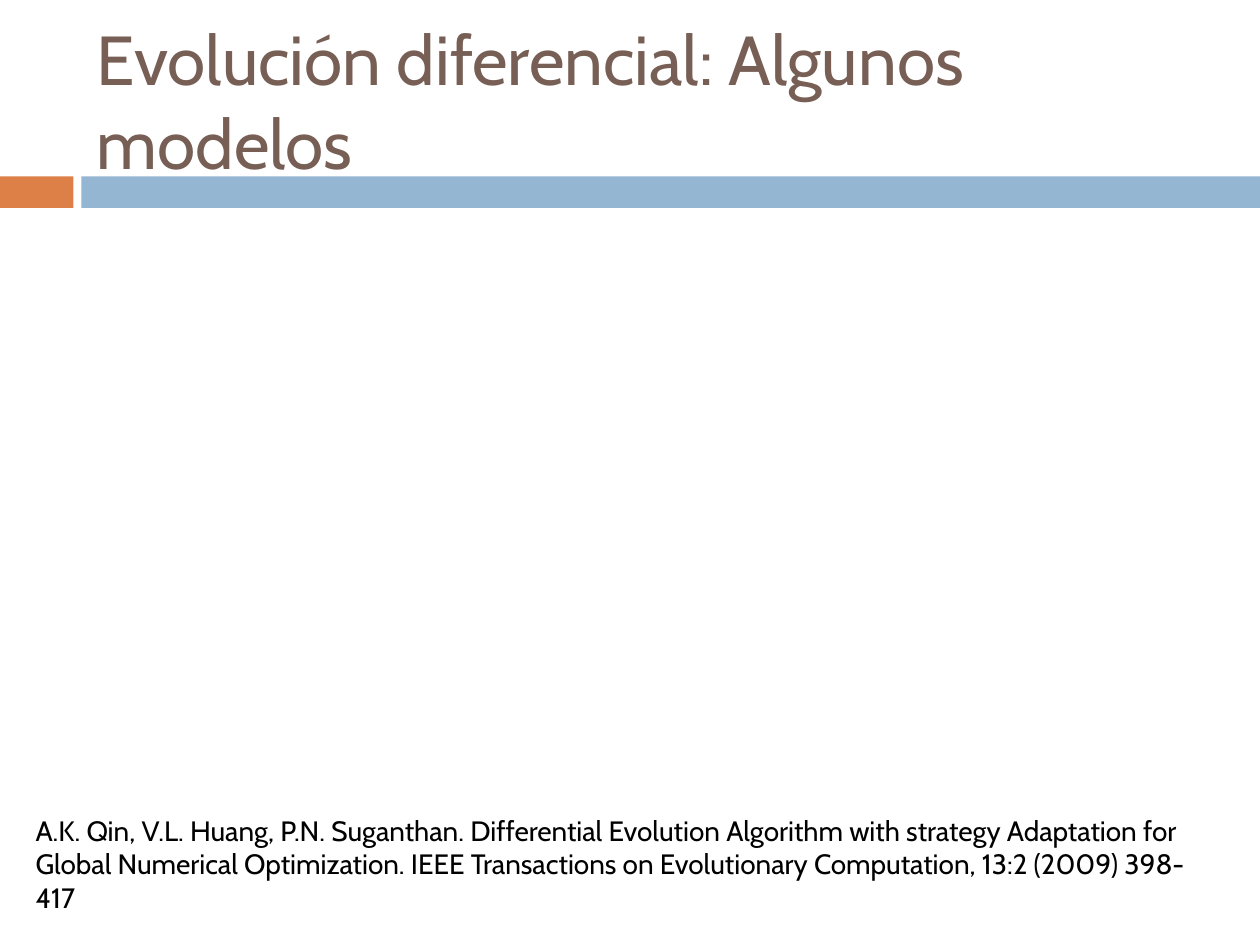
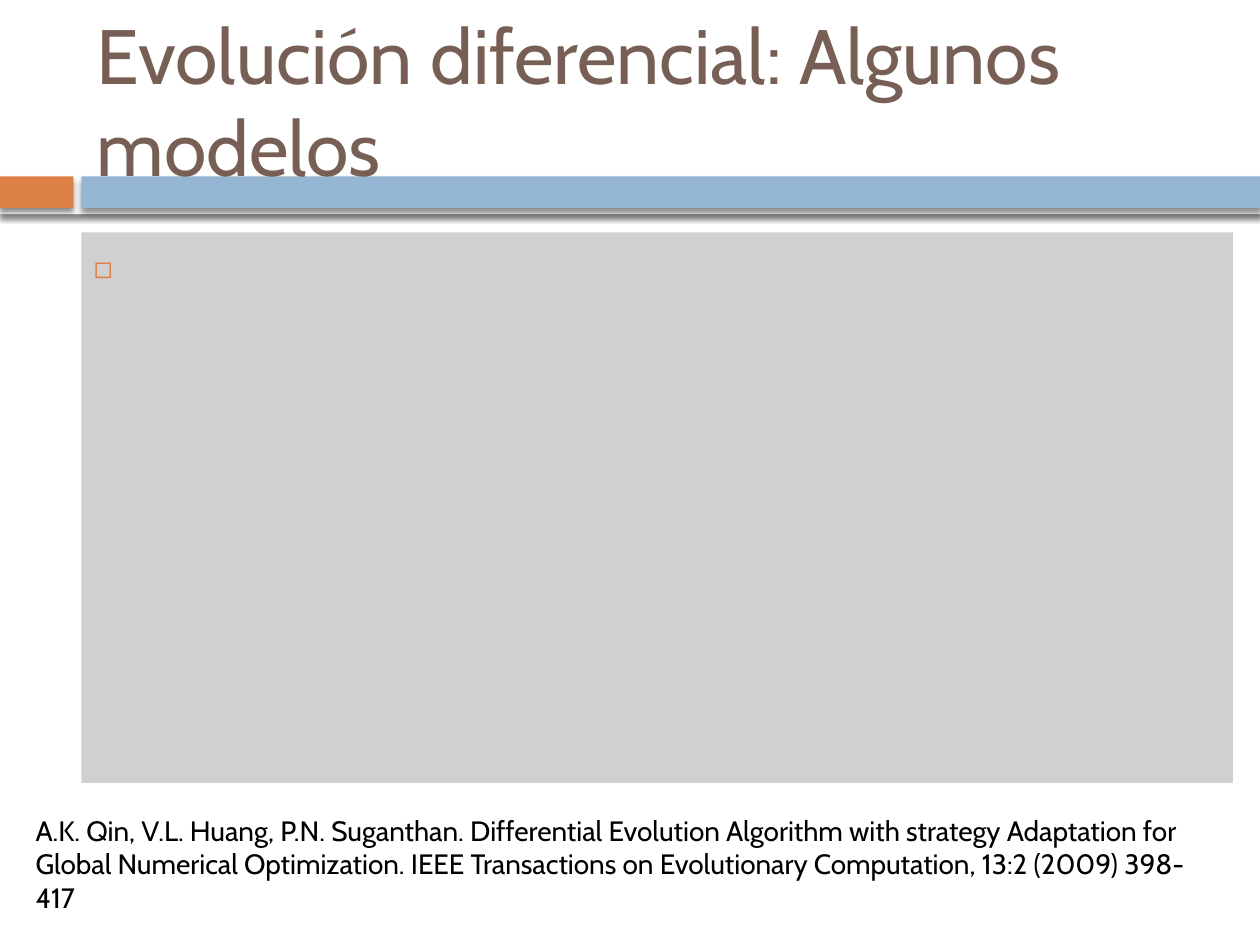
Before and after one commit to cristinaojer/TFG, a slide deck: slide 64 of doc/PSO_DE.pptx. Drawn at 1260x945 pixels with LibreOffice and Linux fonts; fonts in the diff are those of the drawing; grey boxes stand for pictures. Boxes give left, top, right and bottom in pixels: in the first picture for what was removed or moved away, otherwise in the second. Text is boxed around its words. In the diff, an @@ line names an element or a change of style, - is before the commit and + after.

```diff
--- a/doc/PSO_DE.pptx
+++ b/doc/PSO_DE.pptx
@@ text "Evolución diferencial: Algunos modelos" at bbox=[97, 26, 1060, 193]: size 39.6 to 44 pt @@
@@ rectangle at bbox=[0, 176, 73, 208]: shadow on @@
@@ rectangle added at bbox=[0, 170, 1260, 214], fill #FFFFFF @@
@@ rectangle at bbox=[82, 176, 1260, 208]: shadow on @@
@@ picture added at bbox=[82, 232, 1234, 782] @@
```
Also in this commit, not shown: 53 other slides changed, 12 slides added, 12 slides removed, 39 other files.
